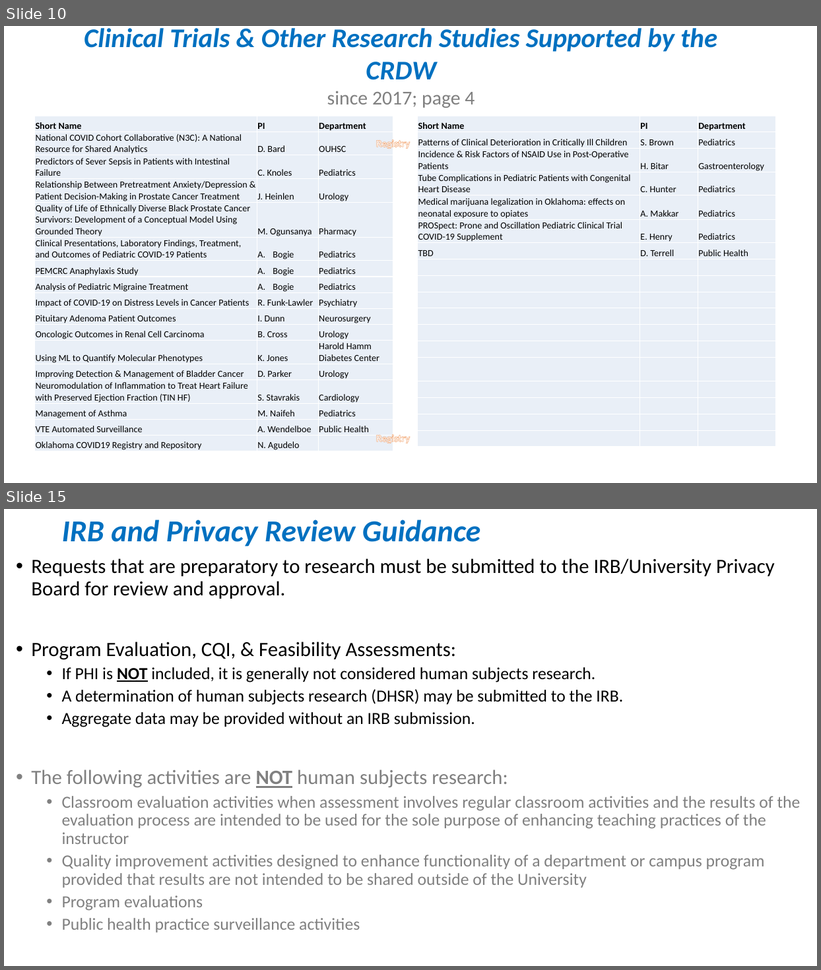
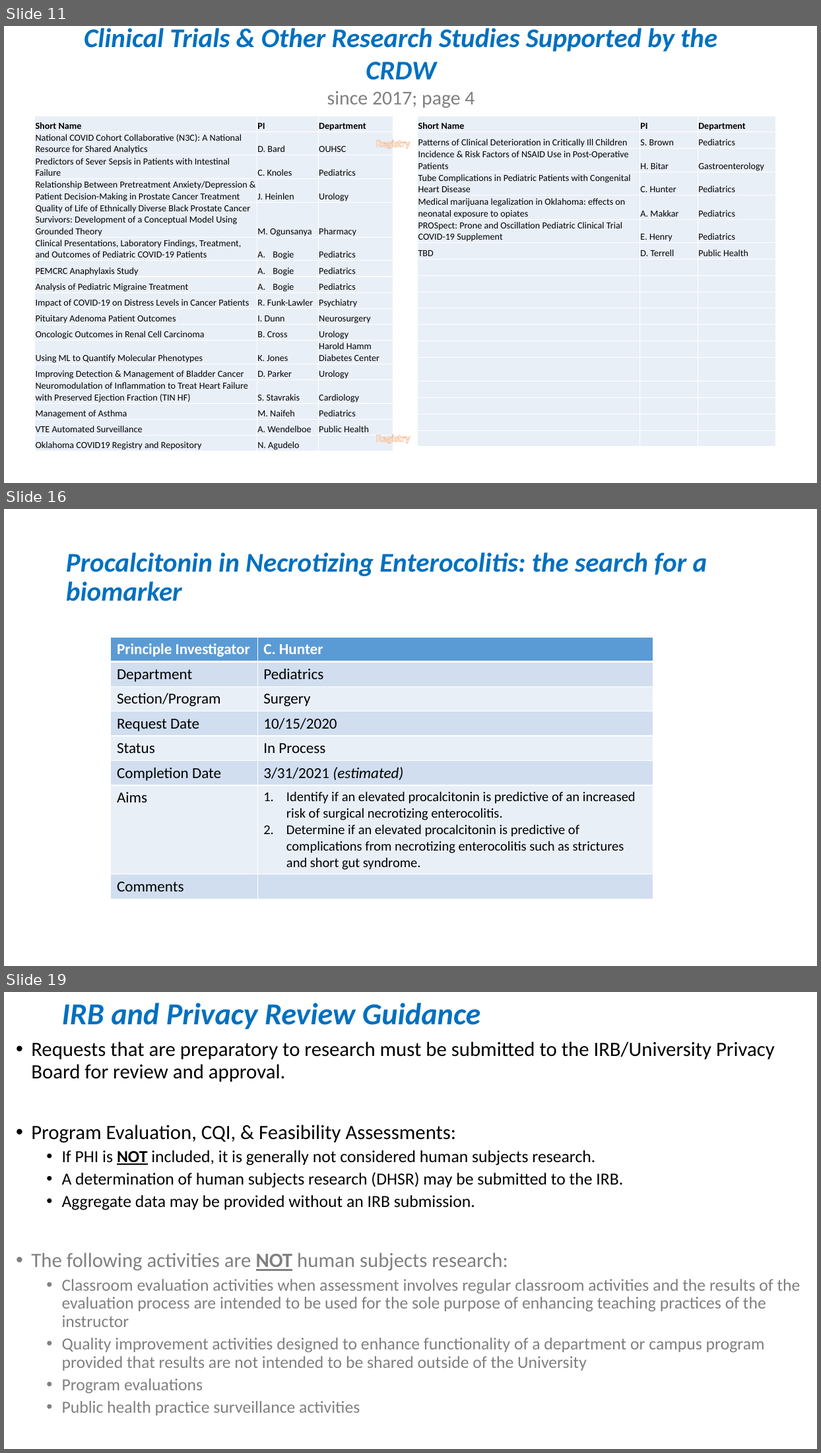
Before and after one commit to OuhscBbmc/prairie-outpost-public, a slide deck: publications/presentation-2021-02-aac/crdw-2021-02.pptx. Shown one above the other, each under a label of ours: slides 10 and 15 before the commit, slides 11, 16 and 19 after it; the slides between them are not shown. The pictures are 821x970 and 821x1453 pixels, drawn with LibreOffice and Linux fonts; fonts in the diff are those of the drawing. Boxes give left, top, right and bottom in pixels: in the first picture for what was removed or moved away, otherwise in the second. Text is boxed around its words. In the diff, an @@ line names an element or a change of style, - is before the commit and + after.

```diff
--- a/publications/presentation-2021-02-aac/crdw-2021-02.pptx
+++ b/publications/presentation-2021-02-aac/crdw-2021-02.pptx
@@ slide 16 added at bbox=[4, 509, 817, 966], background #FFFFFF @@
@@ title added at bbox=[66, 553, 708, 601], 32 pt, text #0070C0, bold, italic @@
+Procalcitonin in Necrotizing Enterocolitis: the search for a biomarker
@@ table added at bbox=[111, 637, 653, 898], 8 rows, 2 columns @@
+Principle Investigator | C. Hunter
+Department | Pediatrics
+Section/Program | Surgery
+Request Date | 10/15/2020
+Status | In Process
+Completion Date | 3/31/2021 (estimated)
+Aims | Identify if an elevated procalcitonin is predictive of an increased risk of surgical necrotizing enterocolitis. / Determine if an elevated procalcitonin is predictive of complications from necrotizing enterocolitis such as strictures and short gut syndrome.
+Comments | 
@@ what was slide 10 is now slide 11 @@
@@ what was slide 15 is now slide 19 @@
```
Also in this commit, not shown: 2 slides changed, 5 other slides added, 2 slides removed.
